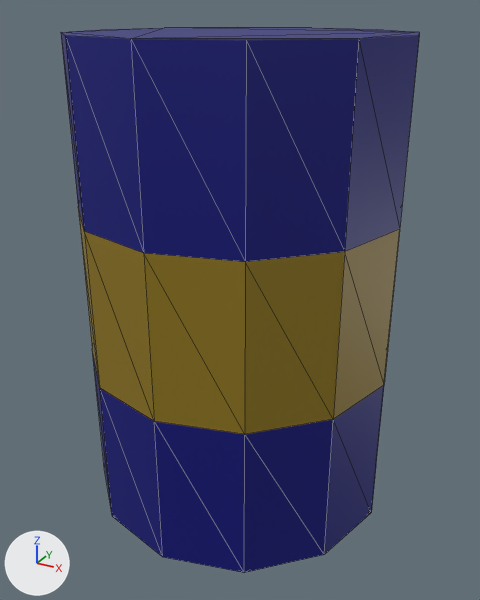
What one commit did to the glTF model src/client/assets/barrel.glb.
Camera for both pictures: a camera (50 mm lens) standing at (0.55, -1.004, 0.461) and looking at (0.006, -0.014, -0.034). Every picture has the same lights, and +X, +Y and +Z are marked at lower left. Mesh edges are drawn as thin lines.
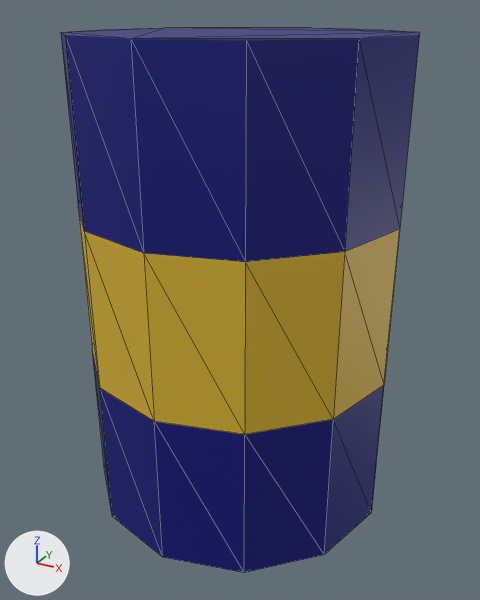
Scene script edits in JSON lines:
```json
{"op": "set", "path": "mat_yellow.base_color", "old": "(0.275, 0.182, 0.00756)", "new": "(0.681, 0.449, 0.028)", "note": "yellow #8f7615 -> yellow #d7b32f"}
```

Changed parts and their boxes (x1, y1, x2, y2) in the pictures (480 x 600 px):
```json
{"object": "Cylinder", "change": "recoloured", "before": [79, 214, 400, 437], "after": [79, 214, 400, 437]}
```
